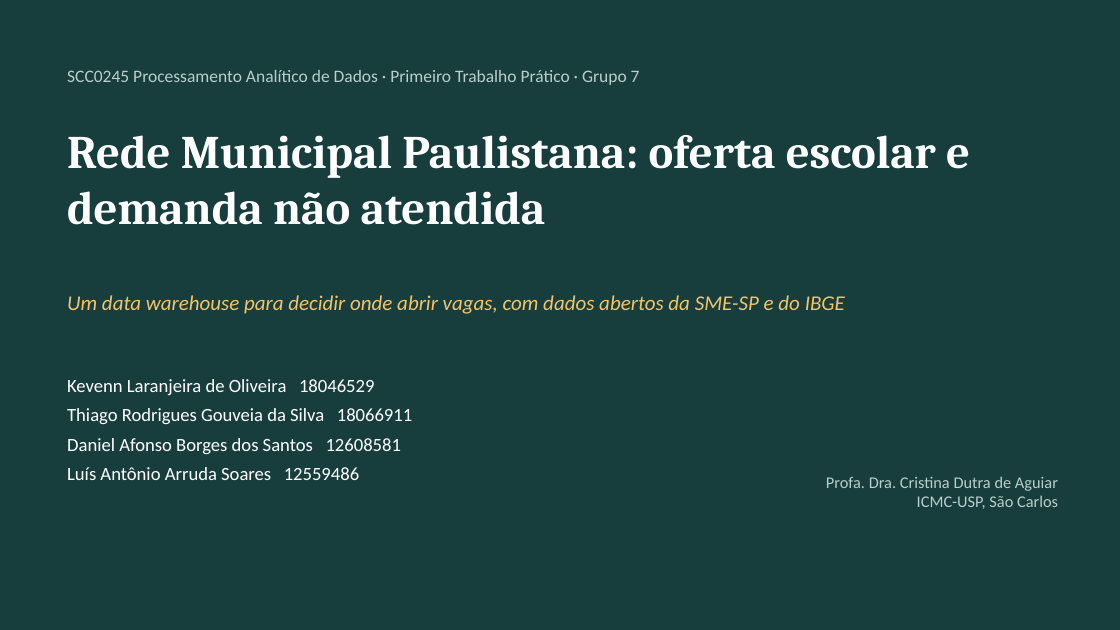
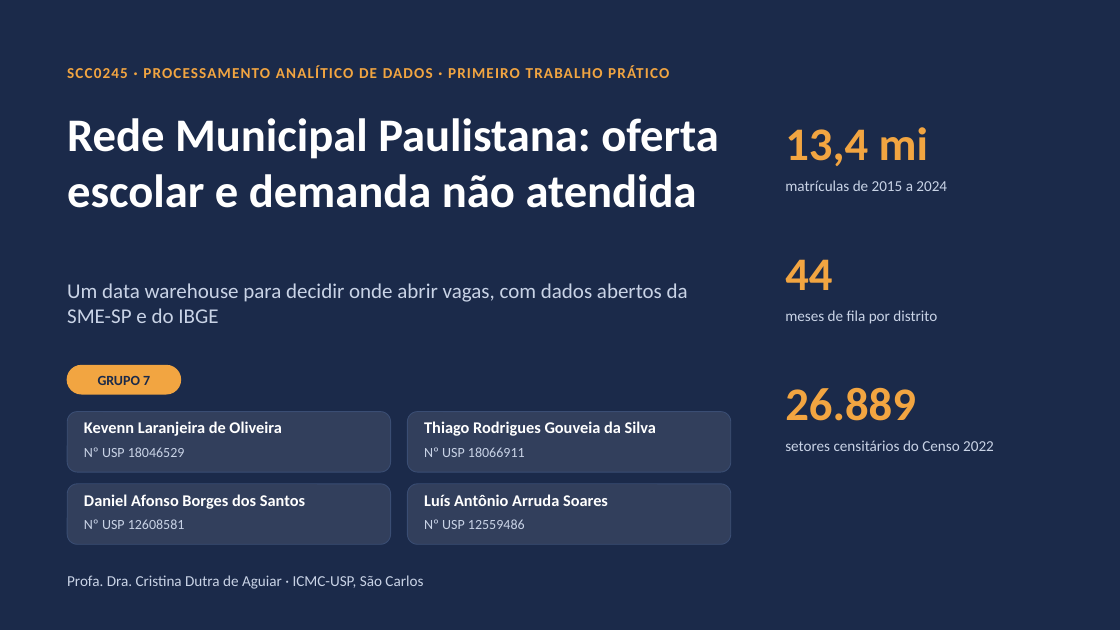
Before and after one commit to kevennlaranjeira/OLAP2026, a slide deck: slide 1 of docs/apresentacao/apresentacao-projeto1.pptx. Drawn at 1120x630 pixels with LibreOffice and Linux fonts; fonts in the diff are those of the drawing. Boxes give left, top, right and bottom in pixels: in the first picture for what was removed or moved away, otherwise in the second. Text is boxed around its words. In the diff, an @@ line names an element or a change of style, - is before the commit and + after.

```diff
--- a/docs/apresentacao/apresentacao-projeto1.pptx
+++ b/docs/apresentacao/apresentacao-projeto1.pptx
@@ background #183D3D to #1B2A4A @@
@@ text at box(67, 65, 669, 78): text changed; size 15 to 13 pt; text colour #B9CFC9 to #F2A541; bold on @@
-SCC0245 Processamento Analítico de Dados · Primeiro Trabalho Prático · Grupo 7
+SCC0245 · PROCESSAMENTO ANALÍTICO DE DADOS · PRIMEIRO TRABALHO PRÁTICO
@@ text "SCC0245 · PROCESSAMENTO ANALÍTICO DE ..." at box(67, 65, 669, 78): vertical alignment middle to top @@
@@ text "Rede Municipal Paulistana: oferta escolar ...": place and size @@
-text "Rede Municipal Paulistana: oferta escolar ..." at box(67, 135, 970, 225)
+text "Rede Municipal Paulistana: oferta escolar ..." at box(67, 118, 719, 208)
@@ text "Rede Municipal Paulistana: oferta escolar ..." at box(67, 118, 719, 208): font Cambria to Calibri @@
@@ text added at box(785, 127, 928, 166), 40 pt, text #F2A541, bold @@
+13,4 mi
@@ text added at box(785, 180, 947, 191), 13 pt, text #C9D3E6 @@
+matrículas de 2015 a 2024
@@ text added at box(785, 259, 832, 290), 40 pt, text #F2A541, bold @@
+44
@@ text "Um data warehouse para decidir ..." at box(67, 283, 688, 323): text colour #F2C46B to #C9D3E6, italic off; vertical alignment middle to top @@
@@ text added at box(785, 310, 937, 324), 13 pt, text #C9D3E6 @@
+meses de fila por distrito
@@ text removed at box(67, 379, 412, 480) @@
-Kevenn Laranjeira de Oliveira 18046529
-Thiago Rodrigues Gouveia da Silva 18066911
-Daniel Afonso Borges dos Santos 12608581
-Luís Antônio Arruda Soares 12559486
@@ rounded rectangle added at box(67, 365, 181, 394), fill #F2A541, outline #F2A541 1 pt @@
@@ text added at box(98, 376, 150, 385), 12 pt, text #1B2A4A, bold @@
+GRUPO 7
@@ text added at box(785, 387, 916, 421), 40 pt, text #F2A541, bold @@
+26.889
@@ rounded rectangle added at box(67, 412, 391, 472), fill #FFFFFF at 10% opacity, outline #3A4D73 0.75 pt @@
@@ rounded rectangle added at box(408, 412, 731, 472), fill #FFFFFF at 10% opacity, outline #3A4D73 0.75 pt @@
@@ text added at box(84, 421, 281, 436), 14 pt, text #FFFFFF, bold @@
+Kevenn Laranjeira de Oliveira
@@ text added at box(84, 447, 185, 457), 12 pt, text #C9D3E6 @@
+Nº USP 18046529
@@ text added at box(424, 421, 656, 436), 14 pt, text #FFFFFF, bold @@
+Thiago Rodrigues Gouveia da Silva
@@ text added at box(424, 447, 525, 457), 12 pt, text #C9D3E6 @@
+Nº USP 18066911
@@ text added at box(785, 440, 994, 451), 13 pt, text #C9D3E6 @@
+setores censitários do Censo 2022
@@ rounded rectangle added at box(67, 484, 391, 544), fill #FFFFFF at 10% opacity, outline #3A4D73 0.75 pt @@
@@ text added at box(84, 494, 305, 509), 14 pt, text #FFFFFF, bold @@
+Daniel Afonso Borges dos Santos
@@ rounded rectangle added at box(408, 484, 731, 544), fill #FFFFFF at 10% opacity, outline #3A4D73 0.75 pt @@
@@ text added at box(424, 494, 608, 506), 14 pt, text #FFFFFF, bold @@
+Luís Antônio Arruda Soares
@@ text added at box(84, 519, 185, 529), 12 pt, text #C9D3E6 @@
+Nº USP 12608581
@@ text added at box(424, 519, 525, 529), 12 pt, text #C9D3E6 @@
+Nº USP 12559486
@@ text "Profa. Dra. Cristina Dutra de ..." at box(67, 575, 423, 589): vertical alignment middle to top @@
@@ text at box(67, 575, 423, 589): text changed; size 14 to 13 pt; text colour #B9CFC9 to #C9D3E6 @@
-Profa. Dra. Cristina Dutra de Aguiar
-ICMC-USP, São Carlos
+Profa. Dra. Cristina Dutra de Aguiar · ICMC-USP, São Carlos
```
Also in this commit, not shown: 20 other slides changed, 4 other files.
